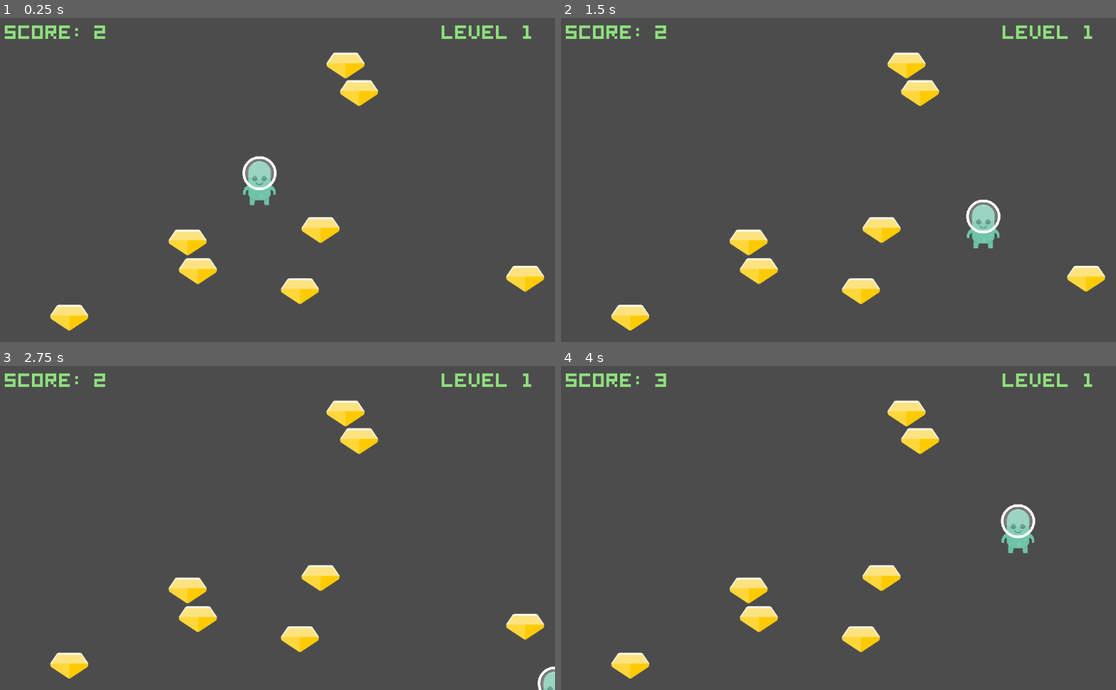
Above: before the commit, frames 1-4 (two rows, left to right).
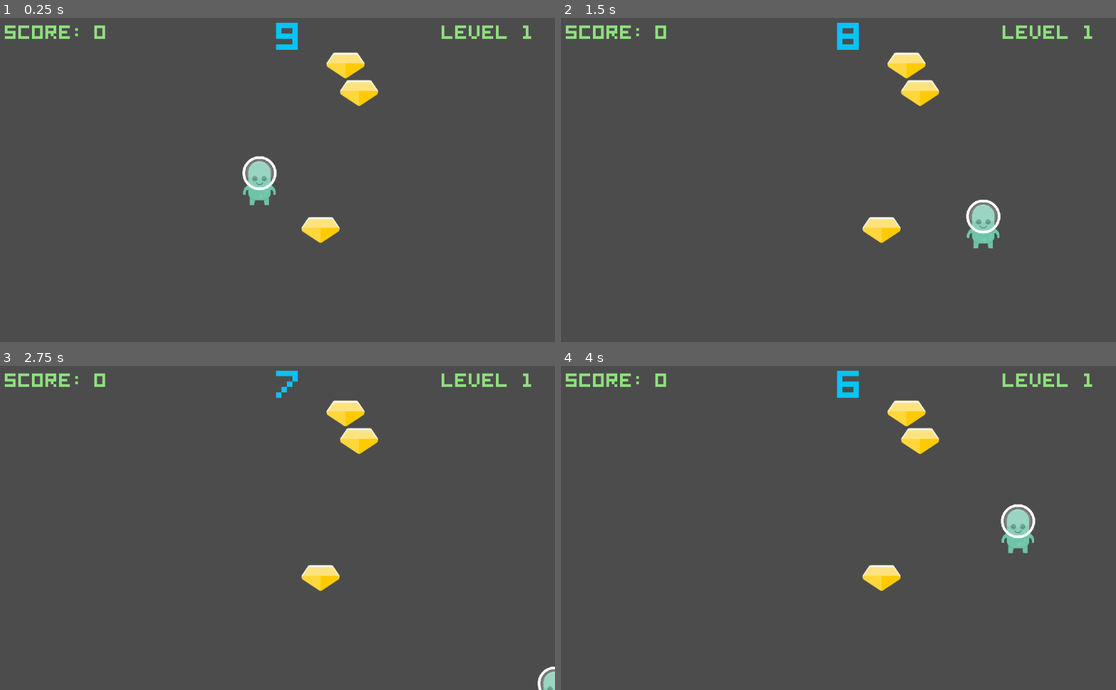
Above: after the commit, the same moments.

Repository: mohapsat/godot_sandbox
Game: Godot game, scene res://main.tscn
Same seed, same stepped clock (60 frames per second), same inputs: the game is played once before the commit and once after it.
Inputs:
- Up to frame 1 (0.25 s): no input
- Up to frame 2 (1.5 s): tap Enter at 0.5 s; hold Right 0.53-1.28 s; hold Down from 1.28 s (still down)
- Up to frame 3 (2.75 s): release Down at 2.03 s; hold Right from 2.03 s (still down)
- Up to frame 4 (4 s): release Right at 2.78 s; hold Up 2.78-3.53 s; hold Left from 3.53 s (still down)

The runs differ from the first frame. In frame 1, 2.2% of the frame differs, in the area x 9-99%, y 1-97%; in frame 2, 2.3%; in frame 3, 2.1%; in frame 4, 1.9%.

Commit message:
G8 Tweens and Timers
Tweens to add effects to objects and timers for measure durations, create regular repeating effects, and lots more.

Diff:
--- a/GODOT101/G5_PlayerControlledSprite/gem.gd
+++ b/GODOT101/G5_PlayerControlledSprite/gem.gd
@@ -1,12 +1,27 @@
 extends Area2D
+
+onready var sprite = $"Sprite"
+onready var effect = $"effect"
 
 signal gem_grabbed
 
 func _ready():
-	pass
+#	adding tween effect to gem, use interpolate property to
+#	modify scale of sprite
+	effect.interpolate_property(sprite, "scale",
+		sprite.get_scale(), Vector2(2.0, 2.0), 0.15,
+		Tween.TRANS_QUAD, Tween.EASE_OUT)
+#	change opacity using visibilty / modulate property for sprite
+	effect.interpolate_property(sprite, "modulate",
+		Color(1,1,1,1), Color(1, 1, 1, 0), 0.15,
+		Tween.TRANS_QUAD, Tween.EASE_OUT)
 
 func _on_gem_area_entered(area):
 #	print(area.get_name())
 	if area.get_name() == 'player':
-		queue_free()
 		emit_signal("gem_grabbed")
+		effect.start()
+
+
+func _on_effect_tween_completed(object, key):
+	queue_free()
--- a/GODOT101/G5_PlayerControlledSprite/gem.tscn
+++ b/GODOT101/G5_PlayerControlledSprite/gem.tscn
@@ -19,16 +19,31 @@
 audio_bus_override = false
 audio_bus_name = "Master"
 script = ExtResource( 1 )
+_sections_unfolded = [ "Transform" ]
 __meta__ = {
 "_edit_group_": true
 }
 
 [node name="Sprite" type="Sprite" parent="." index="0"]
 
+light_mask = 0
 texture = ExtResource( 2 )
+_sections_unfolded = [ "Transform", "Visibility" ]
 
 [node name="CollisionShape2D" type="CollisionShape2D" parent="." index="1"]
 
 shape = SubResource( 1 )
 
+[node name="effect" type="Tween" parent="." index="2"]
+
+repeat = false
+playback_process_mode = 1
+playback_speed = 1.0
+playback/active = false
+playback/repeat = false
+playback/speed = 1.0
+_sections_unfolded = [ "Pause", "playback" ]
+
 [connection signal="area_entered" from="." to="." method="_on_gem_area_entered"]
+
+[connection signal="tween_completed" from="effect" to="." method="_on_effect_tween_completed"]
--- a/GODOT101/G5_PlayerControlledSprite/main.gd
+++ b/GODOT101/G5_PlayerControlledSprite/main.gd
@@ -3,6 +3,8 @@
 # preload gem texture
 onready var gem = preload("res://gem.tscn")
 onready var level_label = preload("res://level_label.tscn")
+onready var timer_label = get_node("timer_label")
+onready var game_timer = get_node("game_timer")
 
 var screensize
 var score = 0
@@ -10,16 +12,20 @@
 
 func _ready():
 	screensize = get_viewport().size
-	spawn_gems(10)
-
+	spawn_gems(3)
 
 
 func _process(delta):
 
+	timer_label.text = str(int(game_timer.get_time_left()))
+
 	if $gem_container.get_child_count() == 0:
 		level += 1
 		$level_label.text = "LEVEL " + str(level)
-		spawn_gems(level * 10)
+		spawn_gems(level * 3)
+		game_timer.start()
+
+
 
 func spawn_gems(num):
 	randomize() # randomize rand_range seed
@@ -35,4 +41,7 @@
 func _on_gem_grabbed():
 	score += 1
 	$score_label.text = "SCORE: " + str(score)
-	print(score)
+
+
+func _on_game_timer_timeout():
+	pass # replace with function body
--- a/GODOT101/G5_PlayerControlledSprite/main.tscn
+++ b/GODOT101/G5_PlayerControlledSprite/main.tscn
@@ -1,9 +1,10 @@
-[gd_scene load_steps=5 format=2]
+[gd_scene load_steps=6 format=2]
 
 [ext_resource path="res://main.gd" type="Script" id=1]
 [ext_resource path="res://player.tscn" type="PackedScene" id=2]
 [ext_resource path="res://level_label.tscn" type="PackedScene" id=3]
 [ext_resource path="res://score_label.tscn" type="PackedScene" id=4]
+[ext_resource path="res://timer_label.tscn" type="PackedScene" id=5]
 
 [node name="main" type="Node" index="0"]
 
@@ -27,3 +28,23 @@
 margin_bottom = -6.0
 rect_scale = Vector2( 5, 5 )
 _sections_unfolded = [ "Rect", "Visibility", "custom_fonts" ]
+
+[node name="timer_label" parent="." index="4" instance=ExtResource( 5 )]
+
+visible = true
+anchor_left = 0.5
+anchor_right = 0.5
+margin_left = -172.0
+margin_top = -50.0
+margin_right = -132.0
+margin_bottom = -36.0
+align = 1
+
+[node name="game_timer" type="Timer" parent="." index="5"]
+
+process_mode = 1
+wait_time = 10.0
+one_shot = true
+autostart = true
+
+[connection signal="timeout" from="game_timer" to="." method="_on_game_timer_timeout"]
--- /dev/null
+++ b/GODOT101/G5_PlayerControlledSprite/timer_label.tscn
@@ -0,0 +1,34 @@
+[gd_scene load_steps=3 format=2]
+
+[ext_resource path="res://hour5.ttf" type="DynamicFontData" id=1]
+
+[sub_resource type="DynamicFont" id=1]
+
+size = 16
+use_mipmaps = false
+use_filter = false
+font_data = ExtResource( 1 )
+_sections_unfolded = [ "Font", "Settings" ]
+
+[node name="timer_label" type="Label"]
+
+anchor_left = 0.0
+anchor_top = 0.0
+anchor_right = 0.0
+anchor_bottom = 0.0
+margin_right = 40.0
+margin_bottom = 14.0
+rect_scale = Vector2( 10, 10 )
+rect_pivot_offset = Vector2( 0, 0 )
+rect_clip_content = false
+mouse_filter = 2
+mouse_default_cursor_shape = 0
+size_flags_horizontal = 1
+size_flags_vertical = 4
+custom_fonts/font = SubResource( 1 )
+custom_colors/font_color = Color( 0.0285303, 0.76734, 0.964844, 1 )
+text = "0"
+percent_visible = 1.0
+lines_skipped = 0
+max_lines_visible = -1
+_sections_unfolded = [ "Rect", "custom_colors", "custom_fonts" ]
